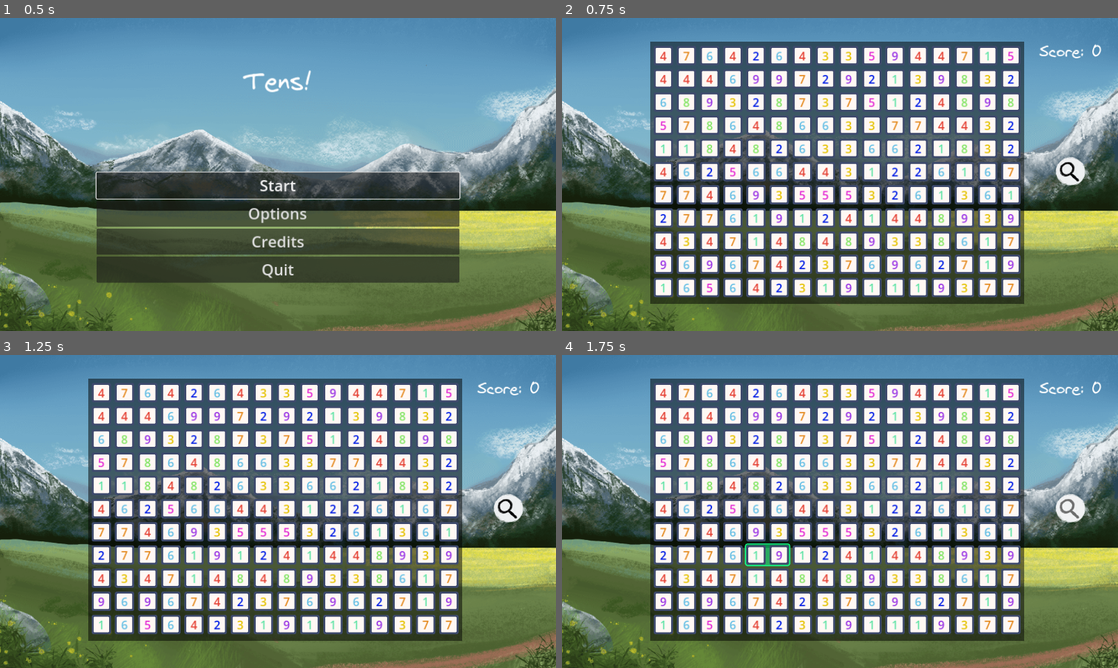
Above: before the commit, frames 1-4 (two rows, left to right).
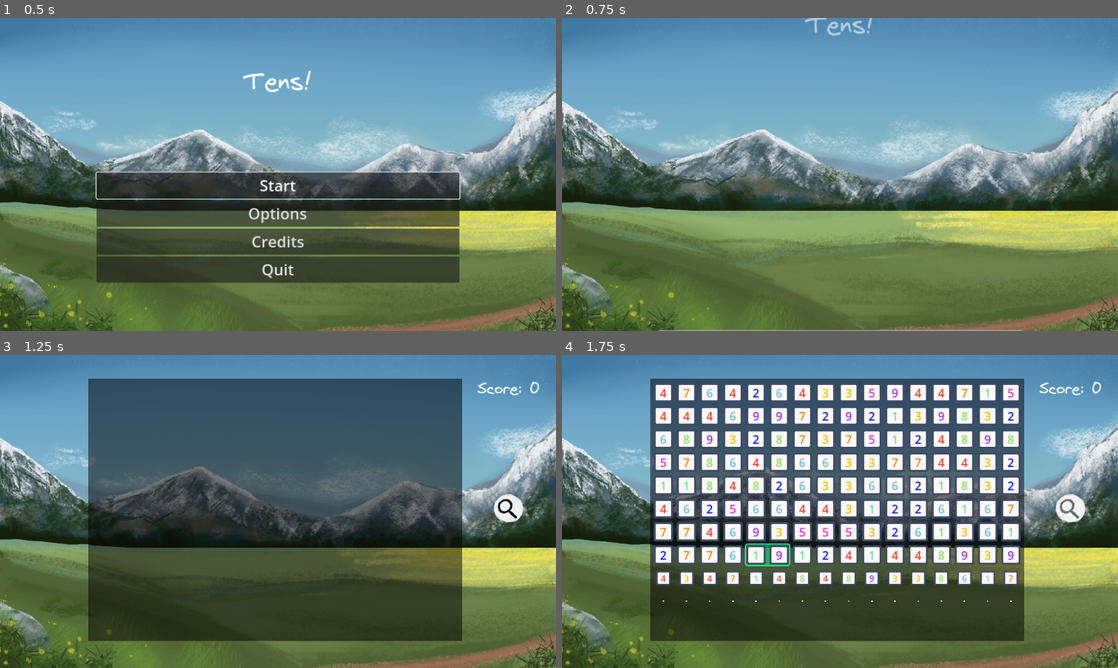
Above: after the commit, the same moments.

Repository: Yngwarr/tens
Game: Godot game, scene res://scenes/MainMenu.tscn
Same seed, same stepped clock (60 frames per second), same inputs: the game is played once before the commit and once after it.
Inputs (mouse positions are in pixels of both pictures, inside the frame that each line leads up to):
- Up to frame 1 (0.5 s): no input
- Up to frame 2 (0.75 s): click "Start" at 0.5 s
- Up to frame 3 (1.25 s): no input
- Up to frame 4 (1.75 s): click (1067, 508) at 1.25 s

Frame 1 is identical in both runs. In frame 2, 56% of the frame differs, in the area x 15-97%, y 0-100%; in frame 3, 33%; in frame 4, 9.7%.

Commit message:
add transition from main menu to the game

Diff:
--- a/scenes/Game.tscn
+++ b/scenes/Game.tscn
@@ -39,7 +39,130 @@
 [sub_resource type="LabelSettings" id="LabelSettings_syoim"]
 font_size = 28
 
-[node name="Game" type="Node2D" node_paths=PackedStringArray("pause_ctl", "pause_menu", "game_over_screen", "highlight", "hint", "grid", "solver", "sum_label", "score_label", "hint_button")]
+[sub_resource type="Animation" id="Animation_kp7j3"]
+resource_name = "start"
+length = 0.3
+tracks/0/type = "value"
+tracks/0/imported = false
+tracks/0/enabled = true
+tracks/0/path = NodePath("Background/ColorRect:scale")
+tracks/0/interp = 2
+tracks/0/loop_wrap = true
+tracks/0/keys = {
+"times": PackedFloat32Array(0, 0.3),
+"transitions": PackedFloat32Array(1, 1),
+"update": 0,
+"values": [Vector2(1, 0), Vector2(1, 1)]
+}
+tracks/1/type = "value"
+tracks/1/imported = false
+tracks/1/enabled = true
+tracks/1/path = NodePath("HUD/Hint:position")
+tracks/1/interp = 2
+tracks/1/loop_wrap = true
+tracks/1/keys = {
+"times": PackedFloat32Array(0, 0.3),
+"transitions": PackedFloat32Array(1, 1),
+"update": 0,
+"values": [Vector2(1500, 286), Vector2(1022, 286)]
+}
+tracks/2/type = "value"
+tracks/2/imported = false
+tracks/2/enabled = true
+tracks/2/path = NodePath("HUD/ScoreLabel:modulate")
+tracks/2/interp = 2
+tracks/2/loop_wrap = true
+tracks/2/keys = {
+"times": PackedFloat32Array(0, 0.3),
+"transitions": PackedFloat32Array(1, 1),
+"update": 0,
+"values": [Color(1, 1, 1, 0), Color(1, 1, 1, 1)]
+}
+tracks/3/type = "value"
+tracks/3/imported = false
+tracks/3/enabled = true
+tracks/3/path = NodePath("HUD/Sum:position")
+tracks/3/interp = 2
+tracks/3/loop_wrap = true
+tracks/3/keys = {
+"times": PackedFloat32Array(0, 0.3),
+"transitions": PackedFloat32Array(1, 1),
+"update": 0,
+"values": [Vector2(0, 1000), Vector2(0, 603)]
+}
+tracks/4/type = "method"
+tracks/4/imported = false
+tracks/4/enabled = true
+tracks/4/path = NodePath("Grid")
+tracks/4/interp = 1
+tracks/4/loop_wrap = true
+tracks/4/keys = {
+"times": PackedFloat32Array(0.3),
+"transitions": PackedFloat32Array(1),
+"values": [{
+"args": [],
+"method": &"appear"
+}]
+}
+
+[sub_resource type="Animation" id="Animation_xhhx8"]
+length = 0.001
+tracks/0/type = "value"
+tracks/0/imported = false
+tracks/0/enabled = true
+tracks/0/path = NodePath("Background/ColorRect:scale")
+tracks/0/interp = 1
+tracks/0/loop_wrap = true
+tracks/0/keys = {
+"times": PackedFloat32Array(0),
+"transitions": PackedFloat32Array(1),
+"update": 0,
+"values": [Vector2(1, 1)]
+}
+tracks/1/type = "value"
+tracks/1/imported = false
+tracks/1/enabled = true
+tracks/1/path = NodePath("HUD/Hint:position")
+tracks/1/interp = 1
+tracks/1/loop_wrap = true
+tracks/1/keys = {
+"times": PackedFloat32Array(0),
+"transitions": PackedFloat32Array(1),
+"update": 0,
+"values": [Vector2(1022, 286)]
+}
+tracks/2/type = "value"
+tracks/2/imported = false
+tracks/2/enabled = true
+tracks/2/path = NodePath("HUD/ScoreLabel:modulate")
+tracks/2/interp = 1
+tracks/2/loop_wrap = true
+tracks/2/keys = {
+"times": PackedFloat32Array(0),
+"transitions": PackedFloat32Array(1),
+"update": 0,
+"values": [Color(1, 1, 1, 1)]
+}
+tracks/3/type = "value"
+tracks/3/imported = false
+tracks/3/enabled = true
+tracks/3/path = NodePath("HUD/Sum:position")
+tracks/3/interp = 1
+tracks/3/loop_wrap = true
+tracks/3/keys = {
+"times": PackedFloat32Array(0),
+"transitions": PackedFloat32Array(1),
+"update": 0,
+"values": [Vector2(0, 603)]
+}
+
+[sub_resource type="AnimationLibrary" id="AnimationLibrary_lb3xy"]
+_data = {
+"RESET": SubResource("Animation_xhhx8"),
+"start": SubResource("Animation_kp7j3")
+}
+
+[node name="Game" type="Node2D" node_paths=PackedStringArray("pause_ctl", "pause_menu", "game_over_screen", "highlight", "hint", "grid", "solver", "sum_label", "score_label", "hint_button", "anim")]
 script = ExtResource("1_wmfvw")
 pause_ctl = NodePath("Pause")
 pause_menu = NodePath("PauseMenu")
@@ -51,6 +174,7 @@
 sum_label = NodePath("HUD/Sum")
 score_label = NodePath("HUD/ScoreLabel")
 hint_button = NodePath("HUD/Hint")
+anim = NodePath("AnimationPlayer")
 
 [node name="Background" parent="." instance=ExtResource("2_cmwjy")]
 
@@ -276,12 +400,23 @@
 [node name="Highlight" parent="." instance=ExtResource("9_20cip")]
 visible = false
 
-[node name="Grid" type="Node2D" parent="." node_paths=PackedStringArray("front_layer")]
+[node name="Grid" type="Node2D" parent="." node_paths=PackedStringArray("front_layer", "appear_timer")]
 position = Vector2(594, 342)
 script = ExtResource("9_sd0hf")
 inner_node = ExtResource("9_7gv6k")
 front_layer = NodePath("../FrontLayer")
+appear_timer = NodePath("../AppearTimer")
+
+[node name="AppearTimer" type="Timer" parent="."]
+wait_time = 0.05
 
 [node name="Solver" type="Node" parent="." node_paths=PackedStringArray("grid")]
 script = ExtResource("12_ntxpy")
 grid = NodePath("../Grid")
+
+[node name="AnimationPlayer" type="AnimationPlayer" parent="."]
+libraries = {
+"": SubResource("AnimationLibrary_lb3xy")
+}
+
+[editable path="Background"]
--- a/scenes/MainMenu.tscn
+++ b/scenes/MainMenu.tscn
@@ -1,15 +1,100 @@
-[gd_scene load_steps=9 format=3 uid="uid://cbplqxkaqi83r"]
+[gd_scene load_steps=12 format=3 uid="uid://cbplqxkaqi83r"]
 
 [ext_resource type="Script" path="res://src/UI/MainMenu.gd" id="1_62wd7"]
 [ext_resource type="PackedScene" uid="uid://d0dr1lbayxhmb" path="res://scenes/Background.tscn" id="2_0hy48"]
-[ext_resource type="Script" path="res://src/UI/ChangeSceneButton.gd" id="2_5fb6k"]
 [ext_resource type="PackedScene" uid="uid://dp02anwflcyv8" path="res://scenes/OptionsWindow.tscn" id="2_eahdg"]
 [ext_resource type="FontFile" uid="uid://f2i43irlym15" path="res://fonts/Virgil.woff2" id="3_67860"]
 [ext_resource type="Script" path="res://src/UI/ShowPopupButton.gd" id="3_pto1d"]
+[ext_resource type="Script" path="res://src/UI/StartGameButton.gd" id="4_iyc1n"]
 [ext_resource type="Script" path="res://src/UI/QuitButton.gd" id="4_kgmp6"]
 
 [sub_resource type="LabelSettings" id="LabelSettings_8bkd4"]
 font_size = 52
+
+[sub_resource type="Animation" id="Animation_v4ew3"]
+resource_name = "hide"
+length = 0.3
+tracks/0/type = "value"
+tracks/0/imported = false
+tracks/0/enabled = true
+tracks/0/path = NodePath("Menu/Container:modulate")
+tracks/0/interp = 2
+tracks/0/loop_wrap = true
+tracks/0/keys = {
+"times": PackedFloat32Array(0, 0.3),
+"transitions": PackedFloat32Array(1, 1),
+"update": 0,
+"values": [Color(1, 1, 1, 1), Color(1, 1, 1, 0.25098)]
+}
+tracks/1/type = "value"
+tracks/1/imported = false
+tracks/1/enabled = true
+tracks/1/path = NodePath("Menu/Container/TitleMargin:theme_override_constants/margin_top")
+tracks/1/interp = 2
+tracks/1/loop_wrap = true
+tracks/1/keys = {
+"times": PackedFloat32Array(0, 0.3),
+"transitions": PackedFloat32Array(1, 1),
+"update": 0,
+"values": [100, -100]
+}
+tracks/2/type = "value"
+tracks/2/imported = false
+tracks/2/enabled = true
+tracks/2/path = NodePath("Menu/Container/MenuMargin:theme_override_constants/margin_bottom")
+tracks/2/interp = 2
+tracks/2/loop_wrap = true
+tracks/2/keys = {
+"times": PackedFloat32Array(0, 0.3),
+"transitions": PackedFloat32Array(1, 1),
+"update": 0,
+"values": [100, -500]
+}
+
+[sub_resource type="Animation" id="Animation_vlt1r"]
+length = 0.001
+tracks/0/type = "value"
+tracks/0/imported = false
+tracks/0/enabled = true
+tracks/0/path = NodePath("Menu/Container:modulate")
+tracks/0/interp = 1
+tracks/0/loop_wrap = true
+tracks/0/keys = {
+"times": PackedFloat32Array(0),
+"transitions": PackedFloat32Array(1),
+"update": 0,
+"values": [Color(1, 1, 1, 1)]
+}
+tracks/1/type = "value"
+tracks/1/imported = false
+tracks/1/enabled = true
+tracks/1/path = NodePath("Menu/Container/TitleMargin:theme_override_constants/margin_top")
+tracks/1/interp = 1
+tracks/1/loop_wrap = true
+tracks/1/keys = {
+"times": PackedFloat32Array(0),
+"transitions": PackedFloat32Array(1),
+"update": 1,
+"values": [100]
+}
+tracks/2/type = "value"
+tracks/2/imported = false
+tracks/2/enabled = true
+tracks/2/path = NodePath("Menu/Container/MenuMargin:theme_override_constants/margin_bottom")
+tracks/2/interp = 1
+tracks/2/loop_wrap = true
+tracks/2/keys = {
+"times": PackedFloat32Array(0),
+"transitions": PackedFloat32Array(1),
+"update": 1,
+"values": [100]
+}
+
+[sub_resource type="AnimationLibrary" id="AnimationLibrary_rbhfu"]
+_data = {
+"RESET": SubResource("Animation_vlt1r"),
+"hide": SubResource("Animation_v4ew3")
+}
 
 [node name="MainMenu" type="Node2D" node_paths=PackedStringArray("first_to_focus")]
 script = ExtResource("1_62wd7")
@@ -50,11 +135,12 @@
 [node name="Menu" type="VBoxContainer" parent="Menu/Container/MenuMargin"]
 layout_mode = 2
 
-[node name="Start" type="Button" parent="Menu/Container/MenuMargin/Menu"]
+[node name="Start" type="Button" parent="Menu/Container/MenuMargin/Menu" node_paths=PackedStringArray("anim")]
 layout_mode = 2
 text = "Start"
-script = ExtResource("2_5fb6k")
+script = ExtResource("4_iyc1n")
 next_scene_name = "res://scenes/Game.tscn"
+anim = NodePath("../../../../../AnimationPlayer")
 
 [node name="Options" type="Button" parent="Menu/Container/MenuMargin/Menu" node_paths=PackedStringArray("popup")]
 layout_mode = 2
@@ -107,4 +193,9 @@
 [node name="CanvasLayer" type="CanvasLayer" parent="."]
 layer = 2
 
+[node name="AnimationPlayer" type="AnimationPlayer" parent="."]
+libraries = {
+"": SubResource("AnimationLibrary_rbhfu")
+}
+
 [editable path="Background"]
--- a/scenes/NumberCell.tscn
+++ b/scenes/NumberCell.tscn
@@ -17,6 +17,30 @@
 "update": 0,
 "values": [Vector2(1, 1)]
 }
+tracks/1/type = "value"
+tracks/1/imported = false
+tracks/1/enabled = true
+tracks/1/path = NodePath("View:scale")
+tracks/1/interp = 1
+tracks/1/loop_wrap = true
+tracks/1/keys = {
+"times": PackedFloat32Array(0),
+"transitions": PackedFloat32Array(1),
+"update": 0,
+"values": [Vector2(1, 1)]
+}
+tracks/2/type = "value"
+tracks/2/imported = false
+tracks/2/enabled = true
+tracks/2/path = NodePath(".:visible")
+tracks/2/interp = 1
+tracks/2/loop_wrap = true
+tracks/2/keys = {
+"times": PackedFloat32Array(0),
+"transitions": PackedFloat32Array(1),
+"update": 1,
+"values": [true]
+}
 
 [sub_resource type="Animation" id="Animation_ufe0d"]
 resource_name = "selected"
@@ -34,9 +58,38 @@
 "values": [Vector2(1, 1), Vector2(0.8, 0.8)]
 }
 
+[sub_resource type="Animation" id="Animation_stvaf"]
+resource_name = "appear"
+length = 0.1
+tracks/0/type = "value"
+tracks/0/imported = false
+tracks/0/enabled = true
+tracks/0/path = NodePath("View:scale")
+tracks/0/interp = 2
+tracks/0/loop_wrap = true
+tracks/0/keys = {
+"times": PackedFloat32Array(0, 0.1),
+"transitions": PackedFloat32Array(1, 1),
+"update": 0,
+"values": [Vector2(0, 0), Vector2(1, 1)]
+}
+tracks/1/type = "value"
+tracks/1/imported = false
+tracks/1/enabled = true
+tracks/1/path = NodePath(".:visible")
+tracks/1/interp = 1
+tracks/1/loop_wrap = true
+tracks/1/keys = {
+"times": PackedFloat32Array(0),
+"transitions": PackedFloat32Array(1),
+"update": 1,
+"values": [true]
+}
+
 [sub_resource type="AnimationLibrary" id="AnimationLibrary_pulwf"]
 _data = {
 "RESET": SubResource("Animation_mwbh2"),
+"appear": SubResource("Animation_stvaf"),
 "selected": SubResource("Animation_ufe0d")
 }
 
--- a/src/Game.gd
+++ b/src/Game.gd
@@ -18,6 +18,7 @@
 @export var sum_label: Label
 @export var score_label: Label
 @export var hint_button: BaseButton
+@export var anim: AnimationPlayer
 
 var score: int = 0
 
@@ -33,6 +34,7 @@
 	Global.sum_toggled.connect(toggle_sum)
 
 	toggle_sum(Global.show_sum)
+	anim.play(&"start")
 
 func toggle_sum(on: bool) -> void:
 	sum_label.visible = on
--- a/src/Grid.gd
+++ b/src/Grid.gd
@@ -9,10 +9,12 @@
 @export var front_layer: CanvasLayer
 @export_range(0, 100) var width: int = 16
 @export_range(0, 100) var height: int = 11
-@export var step: int = Game.CELL_SIZE
+@export var appear_timer: Timer
 
 var first_point := Vector2.ZERO
 var second_point := Vector2.ZERO
+var step: int = Game.CELL_SIZE
+var appear_step: int = 0
 
 func _ready() -> void:
     for y in range(height):
@@ -77,3 +79,33 @@
     var rect := Rect2(x, y, abs(w), abs(h))
 
     highlight_changed.emit(rect)
+
+func appear() -> void:
+    appear_timer.timeout.connect([
+        appear_down,
+        appear_left
+    ].pick_random())
+    appear_timer.start()
+
+func appear_down() -> void:
+    if appear_step == height:
+        appear_timer.stop()
+        return
+
+    var start := appear_step * width
+    var end := start + width
+
+    for i in range(start, end):
+        get_child(i).appear()
+
+    appear_step += 1
+
+func appear_left() -> void:
+    if appear_step == width:
+        appear_timer.stop()
+        return
+
+    for i in range(appear_step, height * width, width):
+        get_child(i).appear()
+
+    appear_step += 1
--- a/src/Number.gd
+++ b/src/Number.gd
@@ -23,6 +23,8 @@
 	value = randi_range(1, upper_limit)
 	label.text = str(value)
 	label.modulate = Palette.color(value)
+
+	hide()
 
 func _physics_process(delta: float) -> void:
 	if velocity == Vector2.ZERO:
@@ -86,3 +88,9 @@
 
 	anim.play_backwards(&"selected")
 	selected = false
+
+func appear() -> void:
+	if visible:
+		return
+
+	anim.play(&"appear")
--- /dev/null
+++ b/src/UI/StartGameButton.gd
@@ -0,0 +1,19 @@
+extends Button
+
+@export_file("*.tscn") var next_scene_name: String
+@export var anim: AnimationPlayer
+
+func _ready() -> void:
+	pressed.connect(proceed)
+	anim.animation_finished.connect(on_anim_finished)
+
+func proceed() -> void:
+	anim.play(&"hide")
+
+func on_anim_finished(anim_name: StringName) -> void:
+	if anim_name != &"hide":
+		return
+
+	# this is 100% expected behavior
+	get_tree().paused = false
+	get_tree().change_scene_to_file(next_scene_name)
Not shown: 1 places in scenes/Game.tscn that only renumber resources
Not shown: 1 places in scenes/NumberCell.tscn that only renumber resources
